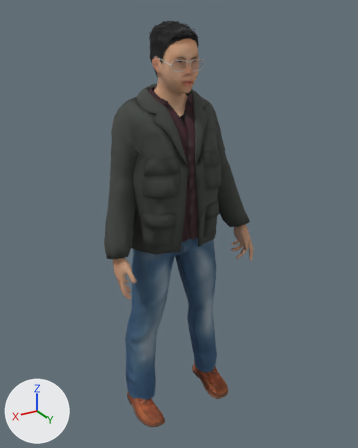
An edit to the glTF model app/assets/scenery/population/people/casual_jacket_standing.glb, drawn before and after from the same camera.
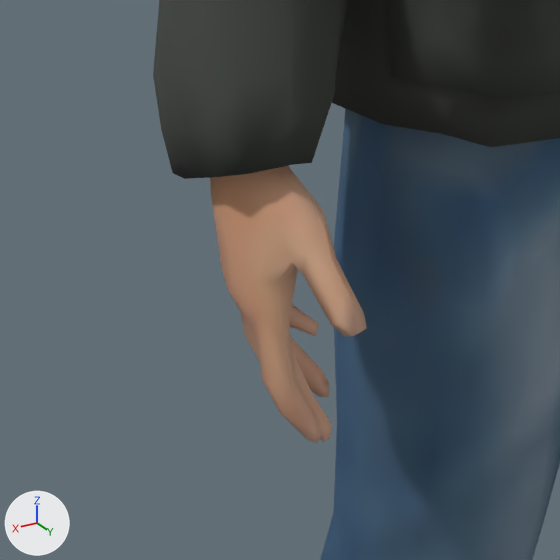
The first picture shows the older version from a 50 mm camera at (0.968, 1.631, 1.689) aimed at (-0.017, -0.01, 0.869). The close-ups show the older and then the newer version on the part from 23% to 46% of the width and 52% to 71% of the height of that picture. Only the edits that show in the close-ups are written down. Lighting does not change. The marker at lower left points along +X, +Y and +Z. Vertices at exactly the same position are counted once.

Objects in the first close-up: 'Human_atlas'.
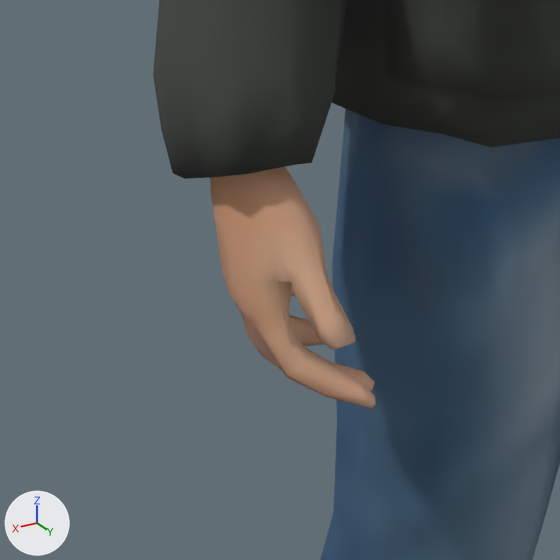
Pixel boxes [x1, y1, x2, y2] of what changed, in the close-ups (560 x 560 px; the box of a moved part takes in the faces that stretch with it):
```json
{"part": 1, "of": "me_human_atlas", "change": "moved or reshaped", "before": [210, 166, 367, 443], "after": [210, 167, 376, 409]}
{"part": 2, "of": "me_human_atlas", "change": "surface changed", "after": [247, 324, 375, 391]}
```

The change, as JSON lines over the scene's bpy script:
```json
{"block": "me_human_atlas", "where": "me_human_atlas.from_pydata(...)  # 4828 vertices, 7395 faces; spans x -0.33..0.33, y -0.16..0.16, z 0.0..1.66"}
{"block": "me_human_atlas", "where": "# used by ob_human_atlas; location = (0.0, 0.0, 0.0)"}
{"block": "me_human_atlas", "change": "me_human_atlas part 1: 151 of 4828 vertices moved; they spanned x 0.25..0.32, y 0.02..0.16, z 0.65..0.84 and now span x 0.23..0.32, y 0.02..0.16, z 0.68..0.84; mean shift (0.0, 0.0, 0.0); largest move (0.28, 0.11, 0.82) -> (0.25, 0.05, 0.73)"}
{"block": "me_human_atlas", "change": "me_human_atlas part 2: 16 kept faces spanning x -0.31..0.31, y -0.04..0.12, z 0.69..1.64 get new texture (UV) coordinates"}
```
